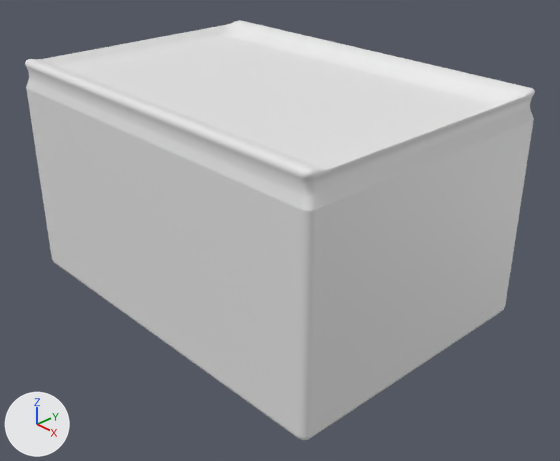
Renders of the Blender file ART/FBX MODELS/hellado.blend from each side of a commit.
Camera for both pictures: a 50 mm camera at (0.525, -0.529, 0.218) aimed at (0.024, -0.061, -0.125). The lights are fixed; the arrows at lower left show +X, +Y and +Z.

The older version as bpy lines, for what is in view:
```python
me_cube_001 = bpy.data.meshes.new('Cube.001')
me_cube_001.from_pydata(...)  # 44 vertices, 42 faces; spans x -0.2..0.2, y -0.2..0.084, z -0.2..0.027
ob_cube = bpy.data.objects.new('Cube', me_cube_001)
ob_cube.location = (0.0, 0.0, 0.0)
_m = ob_cube.modifiers.new('Bevel', 'BEVEL')
_m.width = 0.51
_m.width_pct = 0.51
_m.segments = 38
_m = ob_cube.modifiers.new('Subdivision', 'SUBSURF')
_m.subdivision_type = 'SIMPLE'
_m.levels = 2
```
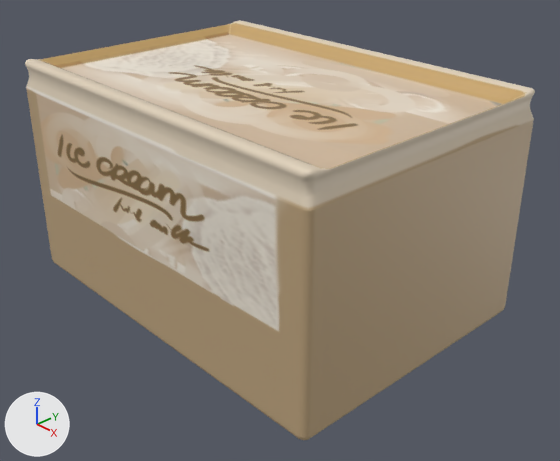
Location of each change, [x1, y1, x2, y2] in pixels of the pictures (560 x 461 px):
'Cube', recoloured (grey to beige)
    both: [25, 20, 535, 440]

The change, as a list of edits to the scene's bpy script:
```text
Add img_texturahelado_png:
    img_texturahelado_png = load_image('texturahelado.png', 'texturahelado.png', 3000, 3000, 'sRGB')
Add mat_material:
    mat_material = principled_material('Material')
    mat_material.texture = img_texturahelado_png
Change me_cube_001:
    where me_cube_001.from_pydata(...)  # 44 vertices, 42 faces; spans x -0.2..0.2, y -0.2..0.084, z -0.2..0.027
    add me_cube_001.materials.append(mat_material)  # picture img_texturahelado_png
```
